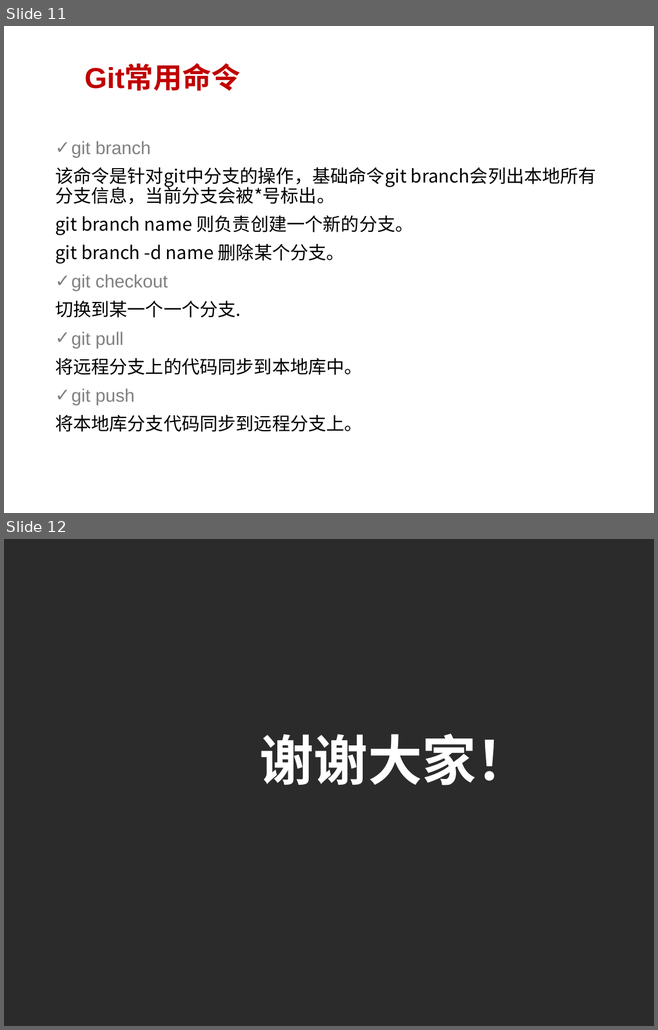
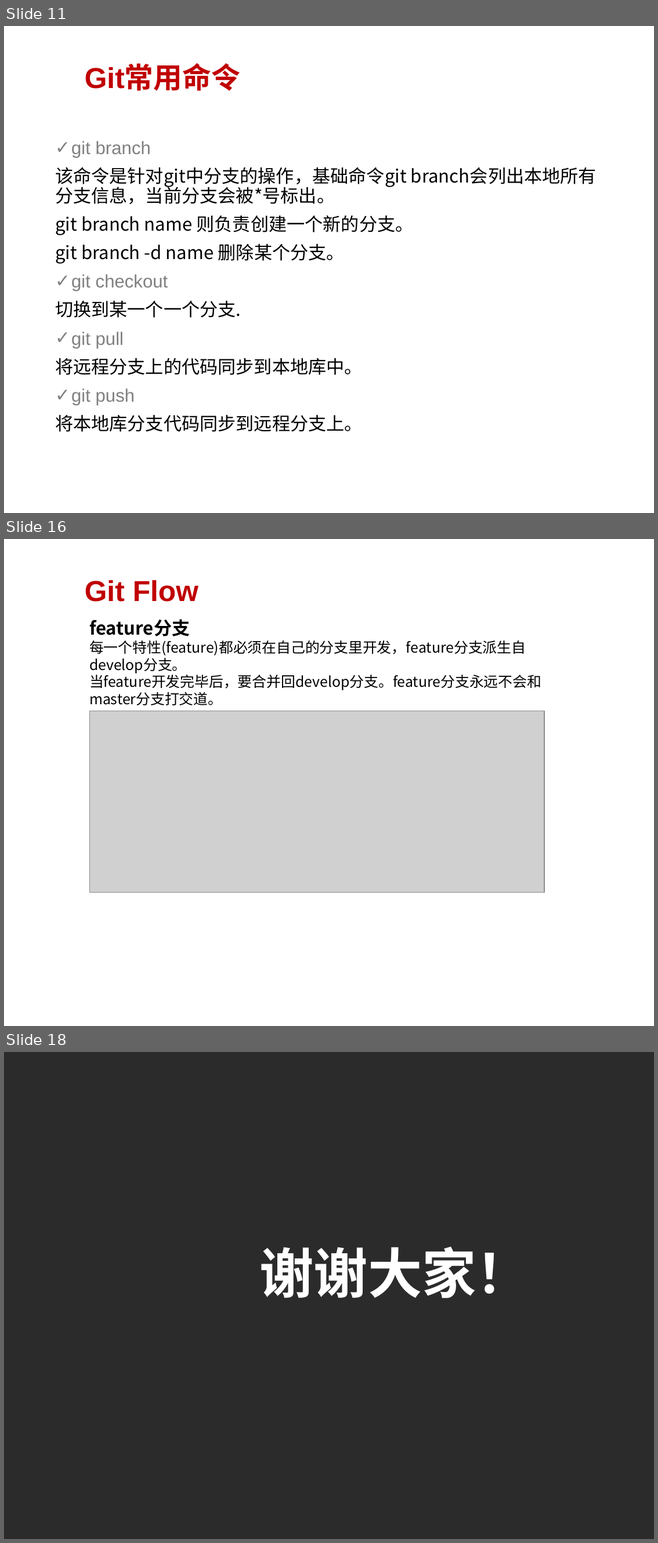
Before and after one commit to guigevip/gjhdemo, a slide deck: gjhDemo/git.pptx. Shown one above the other, each under a label of ours: slides 11 and 12 before the commit, slides 11, 16 and 18 after it; the slides between them are not shown. The pictures are 658x1030 and 658x1543 pixels, drawn with LibreOffice and Linux fonts; fonts in the diff are those of the drawing; grey boxes stand for pictures; background and template pictures are left out; a plain dark background stands for a picture behind light text. Boxes give left, top, right and bottom in pixels: in the first picture for what was removed or moved away, otherwise in the second. Text is boxed around its words. In the diff, an @@ line names an element or a change of style, - is before the commit and + after.

```diff
--- a/gjhDemo/git.pptx
+++ b/gjhDemo/git.pptx
@@ slide 16 added at bbox=[4, 539, 654, 1026], background picture (left out) @@
@@ title added at bbox=[85, 580, 198, 602], 32 pt, text #C00000, bold @@
+Git Flow
@@ text added at bbox=[89, 619, 541, 705], 16 pt, text #000000 @@
+feature分支
+每一个特性(feature)都必须在自己的分支里开发，feature分支派生自develop分支。
+当feature开发完毕后，要合并回develop分支。feature分支永远不会和master分支打交道。
@@ picture added at bbox=[89, 711, 544, 892] @@
@@ what was slide 12 is now slide 18 @@
```
Also in this commit, not shown: 1 slide changed, 5 other slides added.
